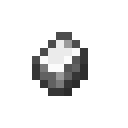
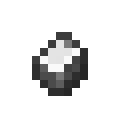
Layers edited between the first and the second (128, 128) image:
painted on "Calque 1" over [left=32, top=32, right=88, bottom=96]
